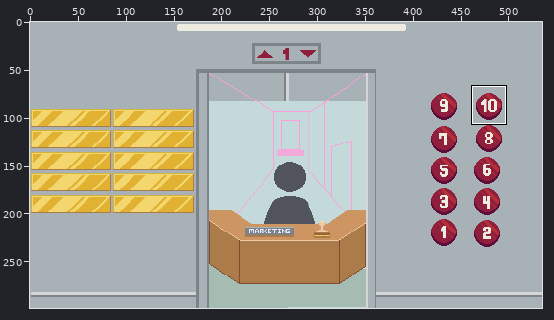
Pixel-art file -- arte/background.aseprite. The picture above shows the old version from afar; the outline marks the close-up.
Close-up. Before:
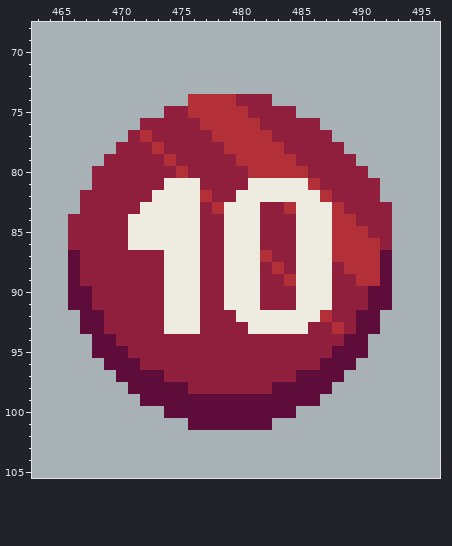
535x299 pixels, 1 frame. Colours within 5 levels of each other are drawn and written as one. Shown: x 463..496, y 68..105. The commit also changed other parts of the picture, which this record leaves out.
The same view after the edit:
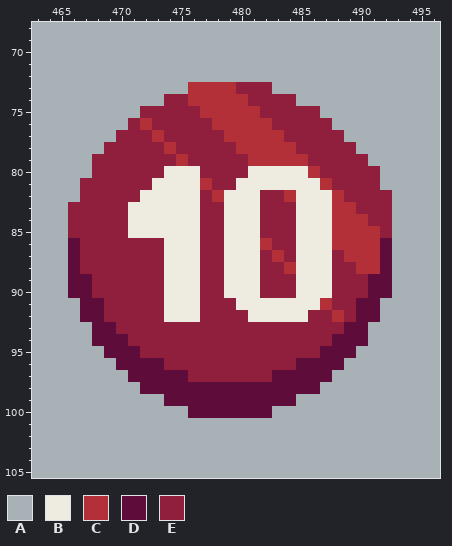
Palette (. is transparent): A #a8b2b6  B #eeebe0  C #b33039  D #5e0c39  E #901f3d
Edits made:
Layer "botoes":
The author changed colour D to colour A in row 91 at x 466 and 492; in row 93 at x 467 and 491; in row 95 at x 468 and 490; in row 96 at x 469 and 489; in row 97 at x 470 and 488; in row 98 at x 471 and 487.
The author changed colour D to colour A in row 99 at x 472 to 473 and 485 to 486; in row 100 at x 474 to 475 and 483 to 484; in row 101 at x 476 to 482.
The author changed colour C to colour B in row 80 at x 475 and 481 to 485; in row 81 at x 486; in row 82 at x 487.
The author changed colour E to colour B in row 80 at x 474 and 476; in row 81 at x 473 and 480; in row 82 at x 472 and 479; in row 83 at x 471; in row 91 at x 482 to 484.
The author changed colour A to colour C in row 73 at x 476 to 479.
The author changed colour B to colour C in row 82 at x 484; in row 91 at x 487.
The author changed colour E to colour C in row 74 at x 480; in row 75 at x 481; in row 76 at x 472 and 482; in row 77 at x 473 and 483; in row 78 at x 474 and 484; in row 79 at x 475 and 485.
The author changed colour E to colour C in row 80 at x 486; in row 81 at x 477 and 487; in row 82 at x 478 and 488; in row 83 at x 489; in row 84 at x 490; in row 85 at x 491.
The author changed colour E to colour C in row 86 at x 482; in row 87 at x 483; in row 88 at x 484; in row 92 at x 488.
The author changed colour C to colour D in row 89 at x 491.
The author changed colour E to colour D in row 86 at x 466 and 492; in row 89 at x 467; in row 91 at x 468 and 490; in row 93 at x 469 and 489; in row 94 at x 470 and 488; in row 95 at x 471 and 487.
The author changed colour E to colour D in row 96 at x 472 to 473 and 485 to 486; in row 97 at x 474 to 475 and 483 to 484; in row 98 at x 476 to 482.
The author changed colour A to colour E in row 73 at x 480 to 482; in row 74 at x 474 to 475 and 483 to 484; in row 75 at x 472 to 473 and 485 to 486; in row 76 at x 471 and 487; in row 77 at x 470 and 488; in row 78 at x 469 and 489.
The author changed colour A to colour E in row 79 at x 468 and 490; in row 80 at x 491; in row 81 at x 467; in row 82 at x 492; in row 83 at x 466.
The author changed colour B to colour E in row 82 at x 482 to 483; in row 86 at x 471 to 473; in row 91 at x 479; in row 92 at x 480 and 486; in row 93 at x 474 to 476 and 481 to 485.
The author changed colour C to colour E in row 75 at x 476; in row 76 at x 477; in row 77 at x 472 and 478; in row 78 at x 473 and 479; in row 79 at x 474 and 480; in row 82 at x 477.
The author changed colour C to colour E in row 83 at x 478 and 484; in row 87 at x 482 and 488; in row 88 at x 483 and 489; in row 89 at x 484 and 490; in row 92 at x 487; in row 93 at x 488.
